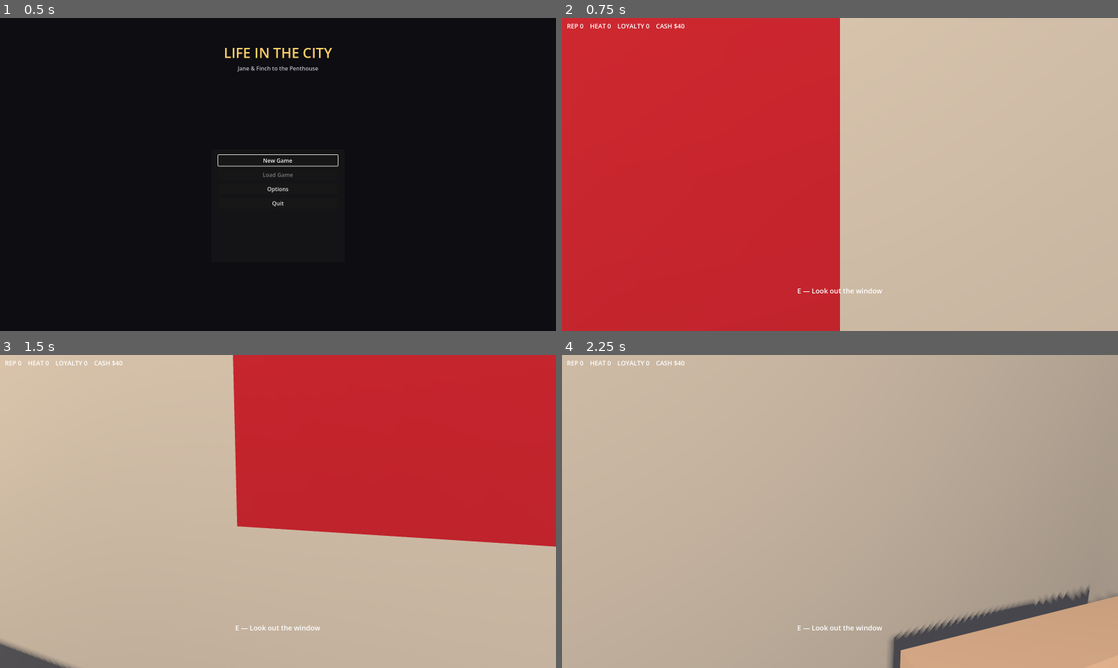
Above: before the commit, frames 1-4 (two rows, left to right).
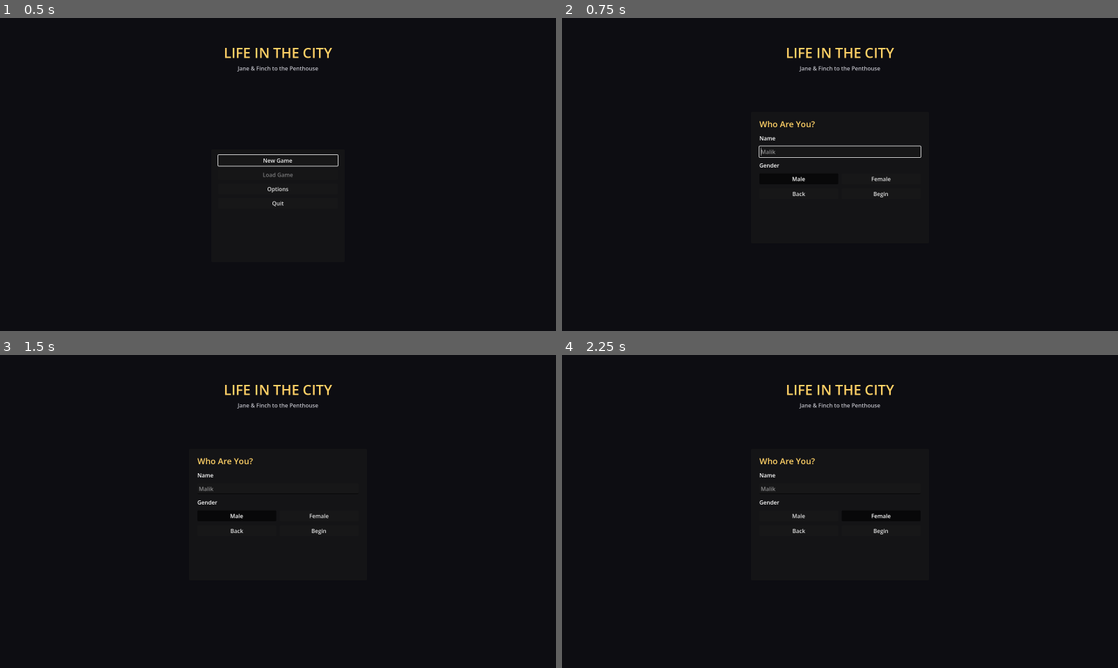
Above: after the commit, the same moments.

Repository: Hamzah-Muhammad/LifeInTheCityRPG
Game: Godot game, scene res://scenes/ui/main_menu.tscn
The game is run twice, just before and just after one commit, with the same random seed, the same clock (stepped at 60 frames per second) and the same inputs.
Inputs (mouse positions are in pixels of both pictures, inside the frame that each line leads up to):
- Up to frame 1 (0.5 s): no input
- Up to frame 2 (0.75 s): click "New Game" at 0.5 s
- Up to frame 3 (1.5 s): click (239, 514) at 1.25 s, where only the run after the commit has a clickable "Male"
- Up to frame 4 (2.25 s): click (878, 514) at 2 s, where only the run after the commit has a clickable "Female"

Frame 1 is identical in both runs. In frame 2, 100% of the frame differs, in the area x 0-100%, y 0-100%; in frame 3, 100%; in frame 4, 100%.

Commit message:
Add single-slot autosave and New Game character creation (name + gender)
- New SaveManager autoload (user://savegame.json): captures GameState
  (stats, flags, name, gender) plus the player's scene/position/facing
  /camera pitch, and restores them on load. Hooked into
  SceneTransition.go() so every real scene transition (front door,
  subway) autosaves once the player lands - no manual save UI needed.
- Main menu's New Game now opens a character-creation panel (name
  LineEdit + Male/Female toggle) before GameState.reset() and the
  scene change; Load Game is enabled/disabled based on
  SaveManager.has_save() and hands off to SaveManager.load_game().
- Dialogue text and speaker tags can now reference {name}/{name_lower}
  /{He}/{he}/{his}/{him} placeholders, resolved by DialogueManager
  against GameState.player_name/player_gender. act0_bedroom.json's
  hardcoded "Malik" and his/he pronouns are now templated this way so
  the intro reads correctly for whatever name/gender the player picks
  (defaults still render identically to the original hardcoded text).
- New test/save_load_test.tscn: headless round-trip test for
  SaveManager (backs up/restores any real save file so it can't be
  clobbered by the test run). Confirmed passing, alongside the
  existing dialogue smoke test.

Co-Authored-By: Claude Sonnet 5 <noreply@anthropic.com>

Diff:
--- a/data/dialogue/act0_bedroom.json
+++ b/data/dialogue/act0_bedroom.json
@@ -1,12 +1,12 @@
 {
 	"phone_1": {
 		"speaker": "",
-		"text": "Malik's phone buzzes against the desk. 11:47 PM. Three unread from Ty.",
+		"text": "{name}'s phone buzzes against the desk. 11:47 PM. Three unread from Ty.",
 		"next": "phone_2"
 	},
 	"phone_2": {
 		"speaker": "Ty (texts)",
-		"text": "\"yo malik. u up?\"\n\"big tings tonight ahlie\"\n\"pull up to the lot behind the building. 10 mins. dont be a wasteman\"",
+		"text": "\"yo {name_lower}. u up?\"\n\"big tings tonight ahlie\"\n\"pull up to the lot behind the building. 10 mins. dont be a wasteman\"",
 		"choices": [
 			{
 				"text": "Text back: \"say less. omw.\"",
@@ -21,23 +21,23 @@
 		]
 	},
 	"phone_yes": {
-		"speaker": "Malik",
-		"text": "Malik pulls his hoodie off the chair. Ma's asleep. Baba's on nights at the warehouse until six. Ten minutes. Whatever Ty's got going in that lot, it starts tonight.",
+		"speaker": "{name}",
+		"text": "{name} pulls {his} hoodie off the chair. Ma's asleep. Baba's on nights at the warehouse until six. Ten minutes. Whatever Ty's got going in that lot, it starts tonight.",
 		"next": "end"
 	},
 	"phone_no": {
-		"speaker": "Malik",
-		"text": "He flips the phone face-down. Ty's gonna chirp him about it tomorrow — 'man's got school in the morning' — like that's ever stopped anybody around here. Still. Not tonight.",
+		"speaker": "{name}",
+		"text": "{He} flips the phone face-down. Ty's gonna chirp him about it tomorrow — 'man's got school in the morning' — like that's ever stopped anybody around here. Still. Not tonight.",
 		"next": "end"
 	},
 	"window_1": {
 		"speaker": "",
-		"text": "Fourteen floors up. Jane and Finch spread out und …(168 unchanged characters)… ty. From up here you can see everything Malik wants and every way there is to lose it.",
+		"text": "Fourteen floors up. Jane and Finch spread out und …(168 unchanged characters)… ty. From up here you can see everything {name} wants and every way there is to lose it.",
 		"next": "end"
 	},
 	"ma_1": {
 		"speaker": "",
-		"text": "Ma. Out cold on her side of the bed, the recitation still murmuring off her phone on the nightstand. Baba's side is untouched — he's at the warehouse till six, same as always. If Malik walks out tonight, this is who he's walking out on.",
+		"text": "Ma. Out cold on her side of the bed, the recitation still murmuring off her phone on the nightstand. Baba's side is untouched — he's at the warehouse till six, same as always. If {name} walks out tonight, this is who {he}'s walking out on.",
 		"next": "end"
 	},
 	"ensuite_1": {
@@ -47,7 +47,7 @@
 	},
 	"washroom_1": {
 		"speaker": "",
-		"text": "The washroom. Somebody's towel is on the floor again. It's Malik's. It's always Malik's.",
+		"text": "The washroom. Somebody's towel is on the floor again. It's {name}'s. It's always {name}'s.",
 		"next": "end"
 	},
 	"balcony_1": {
@@ -56,8 +56,8 @@
 		"next": "end"
 	},
 	"front_1": {
-		"speaker": "Malik",
-		"text": "The front door. Eighteen years coming in and out of this door with groceries, school bags, excuses. Once he starts stepping out at midnight, that's a choice that doesn't un-choose itself.",
+		"speaker": "{name}",
+		"text": "The front door. Eighteen years coming in and out of this door with groceries, school bags, excuses. Once {he} starts stepping out at midnight, that's a choice that doesn't un-choose itself.",
 		"choices": [
 			{ "text": "Head out to the lot", "next": "front_2" },
 			{ "text": "Stay in tonight", "next": "end" }
@@ -65,7 +65,7 @@
 	},
 	"front_2": {
 		"speaker": "",
-		"text": "Malik eases the door shut behind him and steps into the hallway. Fourteen floors down, then out into the cold — the lot, and whatever Ty's got waiting, are only a few minutes away now.",
+		"text": "{name} eases the door shut behind {him} and steps into the hallway. Fourteen floors down, then out into the cold — the lot, and whatever Ty's got waiting, are only a few minutes away now.",
 		"next": "end",
 		"effects": { "flags": ["left_apartment_tonight"] }
 	}
--- a/project.godot
+++ b/project.godot
@@ -23,6 +23,7 @@
 SceneTransition="*res://scripts/systems/scene_transition.gd"
 StationManager="*res://scripts/systems/station_manager.gd"
 SettingsManager="*res://scripts/systems/settings_manager.gd"
+SaveManager="*res://scripts/systems/save_manager.gd"
 
 [display]
 
--- a/scenes/ui/main_menu.tscn
+++ b/scenes/ui/main_menu.tscn
@@ -1,6 +1,8 @@
-[gd_scene load_steps=2 format=3]
+[gd_scene load_steps=3 format=3]
 
 [ext_resource type="Script" path="res://scripts/ui/main_menu.gd" id="1_menu"]
+
+[sub_resource type="ButtonGroup" id="ButtonGroup_gender"]
 
 [node name="MainMenu" type="CanvasLayer"]
 script = ExtResource("1_menu")
@@ -57,7 +59,7 @@
 
 [node name="LoadGameButton" type="Button" parent="MenuPanel/Margin/VBox"]
 layout_mode = 2
-tooltip_text = "No save file yet — save/load is still in development."
+tooltip_text = "No save file yet."
 disabled = true
 text = "Load Game"
 
@@ -200,3 +202,75 @@
 [node name="BackButton" type="Button" parent="OptionsPanel/Margin/VBox"]
 layout_mode = 2
 text = "Back"
+
+[node name="CharacterCreationPanel" type="PanelContainer" parent="."]
+visible = false
+anchor_left = 0.34
+anchor_top = 0.3
+anchor_right = 0.66
+anchor_bottom = 0.72
+grow_horizontal = 2
+grow_vertical = 2
+
+[node name="Margin" type="MarginContainer" parent="CharacterCreationPanel"]
+layout_mode = 2
+theme_override_constants/margin_left = 24
+theme_override_constants/margin_top = 18
+theme_override_constants/margin_right = 24
+theme_override_constants/margin_bottom = 18
+
+[node name="VBox" type="VBoxContainer" parent="CharacterCreationPanel/Margin"]
+layout_mode = 2
+theme_override_constants/separation = 12
+
+[node name="Title" type="Label" parent="CharacterCreationPanel/Margin/VBox"]
+layout_mode = 2
+theme_override_colors/font_color = Color(1, 0.82, 0.4, 1)
+theme_override_font_sizes/font_size = 24
+text = "Who Are You?"
+
+[node name="NameLabel" type="Label" parent="CharacterCreationPanel/Margin/VBox"]
+layout_mode = 2
+text = "Name"
+
+[node name="NameEdit" type="LineEdit" parent="CharacterCreationPanel/Margin/VBox"]
+layout_mode = 2
+placeholder_text = "Malik"
+max_length = 24
+
+[node name="GenderLabel" type="Label" parent="CharacterCreationPanel/Margin/VBox"]
+layout_mode = 2
+text = "Gender"
+
+[node name="GenderRow" type="HBoxContainer" parent="CharacterCreationPanel/Margin/VBox"]
+layout_mode = 2
+theme_override_constants/separation = 10
+
+[node name="MaleButton" type="Button" parent="CharacterCreationPanel/Margin/VBox/GenderRow"]
+layout_mode = 2
+size_flags_horizontal = 3
+toggle_mode = true
+button_pressed = true
+button_group = SubResource("ButtonGroup_gender")
+text = "Male"
+
+[node name="FemaleButton" type="Button" parent="CharacterCreationPanel/Margin/VBox/GenderRow"]
+layout_mode = 2
+size_flags_horizontal = 3
+toggle_mode = true
+button_group = SubResource("ButtonGroup_gender")
+text = "Female"
+
+[node name="ButtonRow" type="HBoxContainer" parent="CharacterCreationPanel/Margin/VBox"]
+layout_mode = 2
+theme_override_constants/separation = 10
+
+[node name="BackButton" type="Button" parent="CharacterCreationPanel/Margin/VBox/ButtonRow"]
+layout_mode = 2
+size_flags_horizontal = 3
+text = "Back"
+
+[node name="BeginButton" type="Button" parent="CharacterCreationPanel/Margin/VBox/ButtonRow"]
+layout_mode = 2
+size_flags_horizontal = 3
+text = "Begin"
--- a/scripts/systems/dialogue_manager.gd
+++ b/scripts/systems/dialogue_manager.gd
@@ -69,7 +69,35 @@
 	_current_id = id
 	var node: Dictionary = _nodes[id]
 	_apply_effects(node.get("effects", {}))
-	node_entered.emit(node)
+	node_entered.emit(_resolve_node(node))
+
+
+## Dialogue text may reference the player via {name}/{name_lower}/{He}/{he}/
+## {his}/{him} placeholders so it reads correctly regardless of the name and
+## gender chosen at New Game. Resolved on a duplicate so _nodes stays as-authored.
+func _resolve_node(node: Dictionary) -> Dictionary:
+	var resolved: Dictionary = node.duplicate(true)
+	resolved["speaker"] = _resolve_text(str(node.get("speaker", "")))
+	resolved["text"] = _resolve_text(str(node.get("text", "")))
+	var choices: Array = resolved.get("choices", [])
+	for choice: Dictionary in choices:
+		choice["text"] = _resolve_text(str(choice.get("text", "")))
+	return resolved
+
+
+func _resolve_text(text: String) -> String:
+	var subs := {
+		"{name}": GameState.player_name,
+		"{name_lower}": GameState.player_name.to_lower(),
+		"{He}": GameState.pronoun_He(),
+		"{he}": GameState.pronoun_he(),
+		"{his}": GameState.pronoun_his(),
+		"{him}": GameState.pronoun_him(),
+	}
+	var result := text
+	for token: String in subs:
+		result = result.replace(token, str(subs[token]))
+	return result
 
 
 func _apply_effects(effects: Dictionary) -> void:
--- a/scripts/systems/game_state.gd
+++ b/scripts/systems/game_state.gd
@@ -12,6 +12,8 @@
 signal flag_set(flag: String)
 
 const STATS: Array[String] = ["rep", "heat", "loyalty", "cash"]
+const DEFAULT_NAME := "Malik"
+const DEFAULT_GENDER := "male"
 
 var rep: int = 0
 var heat: int = 0
@@ -19,6 +21,10 @@
 var cash: int = 40
 
 var flags: Dictionary = {}
+
+## Chosen at New Game via the character-creation screen. "male" or "female".
+var player_name: String = DEFAULT_NAME
+var player_gender: String = DEFAULT_GENDER
 
 
 func adjust(stat: String, amount: int) -> void:
@@ -38,9 +44,27 @@
 	return flags.get(flag, false)
 
 
+func pronoun_he() -> String:
+	return "he" if player_gender == "male" else "she"
+
+
+func pronoun_He() -> String:
+	return "He" if player_gender == "male" else "She"
+
+
+func pronoun_his() -> String:
+	return "his" if player_gender == "male" else "her"
+
+
+func pronoun_him() -> String:
+	return "him" if player_gender == "male" else "her"
+
+
 func reset() -> void:
 	rep = 0
 	heat = 0
 	loyalty = 0
 	cash = 40
 	flags.clear()
+	player_name = DEFAULT_NAME
+	player_gender = DEFAULT_GENDER
--- /dev/null
+++ b/scripts/systems/save_manager.gd
@@ -0,0 +1,90 @@
+extends Node
+## Autoload "SaveManager" — single-slot autosave.
+##
+## Saves after every scene transition (SceneTransition.go() calls save_game()
+## once the player's been placed on their arrival marker) so Load Game always
+## resumes exactly where the player left off. Captures GameState (stats,
+## flags, chosen name/gender) plus the player's scene, position, facing, and
+## camera pitch.
+
+const SAVE_PATH := "user://savegame.json"
+
+var _pending_load: Dictionary = {}
+
+
+func has_save() -> bool:
+	return FileAccess.file_exists(SAVE_PATH)
+
+
+func save_game() -> void:
+	var player := get_tree().get_first_node_in_group("player")
+	if player == null:
+		return
+	var pivot := player.get_node_or_null("CameraPivot")
+	var data := {
+		"scene_path": get_tree().current_scene.scene_file_path,
+		"player_position": [player.global_position.x, player.global_position.y, player.global_position.z],
+		"player_rotation_y": player.rotation.y,
+		"camera_pitch": pivot.rotation.x if pivot != null else 0.0,
+		"game_state": {
+			"rep": GameState.rep,
+			"heat": GameState.heat,
+			"loyalty": GameState.loyalty,
+			"cash": GameState.cash,
+			"flags": GameState.flags,
+			"player_name": GameState.player_name,
+			"player_gender": GameState.player_gender,
+		},
+	}
+	var file := FileAccess.open(SAVE_PATH, FileAccess.WRITE)
+	if file == null:
+		push_warning("SaveManager: could not open '%s' for writing" % SAVE_PATH)
+		return
+	file.store_string(JSON.stringify(data, "\t"))
+
+
+func load_game() -> void:
+	if not has_save():
+		return
+	var file := FileAccess.open(SAVE_PATH, FileAccess.READ)
+	if file == null:
+		push_warning("SaveManager: could not open '%s' for reading" % SAVE_PATH)
+		return
+	var parsed: Variant = JSON.parse_string(file.get_as_text())
+	if typeof(parsed) != TYPE_DICTIONARY:
+		push_error("SaveManager: '%s' is not valid save data" % SAVE_PATH)
+		return
+	_pending_load = parsed
+	var scene_path := str(parsed.get("scene_path", ""))
+	if scene_path == "":
+		return
+	get_tree().change_scene_to_file(scene_path)
+	await get_tree().process_frame
+	await get_tree().process_frame
+	_apply_pending_load()
+
+
+func _apply_pending_load() -> void:
+	var data := _pending_load
+	_pending_load = {}
+
+	var gs: Dictionary = data.get("game_state", {})
+	GameState.rep = int(gs.get("rep", 0))
+	GameState.heat = int(gs.get("heat", 0))
+	GameState.loyalty = int(gs.get("loyalty", 0))
+	GameState.cash = int(gs.get("cash", 40))
+	GameState.flags = gs.get("flags", {})
+	GameState.player_name = str(gs.get("player_name", GameState.DEFAULT_NAME))
+	GameState.player_gender = str(gs.get("player_gender", GameState.DEFAULT_GENDER))
+
+	var player := get_tree().get_first_node_in_group("player")
+	if player == null:
+		return
+	var pos: Array = data.get("player_position", [0.0, 0.0, 0.0])
+	player.global_position = Vector3(pos[0], pos[1], pos[2])
+	player.rotation.y = float(data.get("player_rotation_y", 0.0))
+	var pivot := player.get_node_or_null("CameraPivot")
+	if pivot != null:
+		pivot.rotation.x = float(data.get("camera_pitch", 0.0))
+	if player is CharacterBody3D:
+		(player as CharacterBody3D).velocity = Vector3.ZERO
--- a/scripts/systems/scene_transition.gd
+++ b/scripts/systems/scene_transition.gd
@@ -6,6 +6,8 @@
 ## somewhere in the new scene and snaps the player (found via the "player"
 ## group) onto it. Two process_frame waits give change_scene_to_file's
 ## deferred swap time to actually land before we go looking for nodes in it.
+## Every real inter-scene travel path (front door, subway) routes through
+## here, so this is also the single choke point for the autosave.
 
 var _pending_marker: String = ""
 
@@ -18,6 +20,7 @@
 	await get_tree().process_frame
 	await get_tree().process_frame
 	_place_player()
+	SaveManager.save_game()
 
 
 func _place_player() -> void:
--- a/scripts/ui/main_menu.gd
+++ b/scripts/ui/main_menu.gd
@@ -2,13 +2,17 @@
 ## Startup menu: New Game / Load Game / Options / Quit.
 ## Options writes straight through to SettingsManager, which persists to
 ## user://settings.cfg and applies each change to the engine immediately.
+## New Game routes through a character-creation screen (name + gender) before
+## GameState.reset() and the scene change; Load Game hands off to SaveManager.
 
 const NEW_GAME_SCENE := "res://scenes/apartment/malik_bedroom.tscn"
 
 @onready var _menu_panel: PanelContainer = $MenuPanel
 @onready var _options_panel: PanelContainer = $OptionsPanel
+@onready var _creation_panel: PanelContainer = $CharacterCreationPanel
 
 @onready var _new_game_button: Button = $MenuPanel/Margin/VBox/NewGameButton
+@onready var _load_game_button: Button = $MenuPanel/Margin/VBox/LoadGameButton
 @onready var _options_button: Button = $MenuPanel/Margin/VBox/OptionsButton
 @onready var _quit_button: Button = $MenuPanel/Margin/VBox/QuitButton
 
@@ -18,24 +22,57 @@
 @onready var _antialiasing_check: CheckBox = $OptionsPanel/Margin/VBox/GraphicsGrid/AntiAliasingCheck
 @onready var _master_volume_slider: HSlider = $OptionsPanel/Margin/VBox/AudioGrid/MasterVolumeSlider
 @onready var _mouse_sensitivity_slider: HSlider = $OptionsPanel/Margin/VBox/ControlsGrid/MouseSensitivitySlider
-@onready var _back_button: Button = $OptionsPanel/Margin/VBox/BackButton
+@onready var _options_back_button: Button = $OptionsPanel/Margin/VBox/BackButton
+
+@onready var _name_edit: LineEdit = $CharacterCreationPanel/Margin/VBox/NameEdit
+@onready var _male_button: Button = $CharacterCreationPanel/Margin/VBox/GenderRow/MaleButton
+@onready var _female_button: Button = $CharacterCreationPanel/Margin/VBox/GenderRow/FemaleButton
+@onready var _creation_back_button: Button = $CharacterCreationPanel/Margin/VBox/ButtonRow/BackButton
+@onready var _begin_button: Button = $CharacterCreationPanel/Margin/VBox/ButtonRow/BeginButton
 
 
 func _ready() -> void:
 	Input.mouse_mode = Input.MOUSE_MODE_VISIBLE
 
 	_new_game_button.pressed.connect(_on_new_game_pressed)
+	_load_game_button.pressed.connect(_on_load_game_pressed)
 	_options_button.pressed.connect(_on_options_pressed)
 	_quit_button.pressed.connect(func() -> void: get_tree().quit())
-	_back_button.pressed.connect(_on_back_pressed)
+	_options_back_button.pressed.connect(_on_options_back_pressed)
+	_creation_back_button.pressed.connect(_on_creation_back_pressed)
+	_begin_button.pressed.connect(_on_begin_pressed)
+
+	_load_game_button.disabled = not SaveManager.has_save()
+	_load_game_button.tooltip_text = "" if SaveManager.has_save() else "No save file yet."
 
 	_populate_options()
 	_new_game_button.grab_focus()
 
 
 func _on_new_game_pressed() -> void:
+	_menu_panel.visible = false
+	_creation_panel.visible = true
+	_name_edit.text = ""
+	_male_button.button_pressed = true
+	_name_edit.grab_focus()
+
+
+func _on_load_game_pressed() -> void:
+	SaveManager.load_game()
+
+
+func _on_begin_pressed() -> void:
 	GameState.reset()
+	var chosen_name := _name_edit.text.strip_edges()
+	if chosen_name != "":
+		GameState.player_name = chosen_name
+	GameState.player_gender = "male" if _male_button.button_pressed else "female"
 	get_tree().change_scene_to_file(NEW_GAME_SCENE)
+
+
+func _on_creation_back_pressed() -> void:
+	_creation_panel.visible = false
+	_menu_panel.visible = true
 
 
 func _on_options_pressed() -> void:
@@ -43,7 +80,7 @@
 	_options_panel.visible = true
 
 
-func _on_back_pressed() -> void:
+func _on_options_back_pressed() -> void:
 	_options_panel.visible = false
 	_menu_panel.visible = true
 
--- /dev/null
+++ b/test/save_load_test.gd
@@ -0,0 +1,77 @@
+extends Node
+## Headless smoke test for SaveManager's serialize/deserialize round trip.
+## Run: godot --headless --path . res://test/save_load_test.tscn
+## Backs up any real save file first and restores it afterward so this never
+## clobbers an actual player's save. Exits 0 on pass, 1 on fail.
+
+const BACKUP_PATH := "user://savegame_test_backup.json"
+
+
+func _ready() -> void:
+	var had_real_save := SaveManager.has_save()
+	if had_real_save:
+		DirAccess.rename_absolute(SaveManager.SAVE_PATH, BACKUP_PATH)
+
+	var passed := _run_round_trip()
+
+	if FileAccess.file_exists(SaveManager.SAVE_PATH):
+		DirAccess.remove_absolute(SaveManager.SAVE_PATH)
+	if had_real_save:
+		DirAccess.rename_absolute(BACKUP_PATH, SaveManager.SAVE_PATH)
+
+	print("SAVE/LOAD TEST RESULT: %s" % ("PASS" if passed else "FAIL"))
+	get_tree().quit(0 if passed else 1)
+
+
+func _run_round_trip() -> bool:
+	var fake_player := CharacterBody3D.new()
+	fake_player.add_to_group("player")
+	fake_player.add_child(Node3D.new())
+	fake_player.get_child(0).name = "CameraPivot"
+	add_child(fake_player)
+	fake_player.global_position = Vector3(12.5, 0.0, -7.25)
+	fake_player.rotation.y = 1.57
+	(fake_player.get_node("CameraPivot") as Node3D).rotation.x = -0.4
+
+	GameState.reset()
+	GameState.player_name = "Zainab"
+	GameState.player_gender = "female"
+	GameState.adjust("rep", 3)
+	GameState.adjust("cash", -10)
+	GameState.set_flag("test_flag")
+
+	SaveManager.save_game()
+	if not SaveManager.has_save():
+		print("FAIL: save_game() did not write a file")
+		return false
+
+	# Reset in-memory state, then apply the saved data back directly
+	# (skips the scene-swap half of load_game(), which reuses the same
+	# already-proven await pattern as SceneTransition.go()).
+	GameState.reset()
+	fake_player.global_position = Vector3.ZERO
+	fake_player.rotation.y = 0.0
+
+	var file := FileAccess.open(SaveManager.SAVE_PATH, FileAccess.READ)
+	var parsed: Variant = JSON.parse_string(file.get_as_text())
+	if typeof(parsed) != TYPE_DICTIONARY:
+		print("FAIL: saved file did not parse back to a Dictionary")
+		return false
+
+	SaveManager._pending_load = parsed
+	SaveManager._apply_pending_load()
+
+	var ok := (
+		GameState.player_name == "Zainab"
+		and GameState.player_gender == "female"
+		and GameState.rep == 3
+		and GameState.cash == 30
+		and GameState.has_flag("test_flag")
+		and fake_player.global_position.is_equal_approx(Vector3(12.5, 0.0, -7.25))
+		and is_equal_approx(fake_player.rotation.y, 1.57)
+	)
+	print("player_name=%s gender=%s rep=%d cash=%d pos=%s rot_y=%f" % [
+		GameState.player_name, GameState.player_gender, GameState.rep, GameState.cash,
+		fake_player.global_position, fake_player.rotation.y,
+	])
+	return ok
--- /dev/null
+++ b/test/save_load_test.tscn
@@ -0,0 +1,6 @@
+[gd_scene load_steps=2 format=3]
+
+[ext_resource type="Script" path="res://test/save_load_test.gd" id="1_saveload"]
+
+[node name="SaveLoadTest" type="Node"]
+script = ExtResource("1_saveload")
